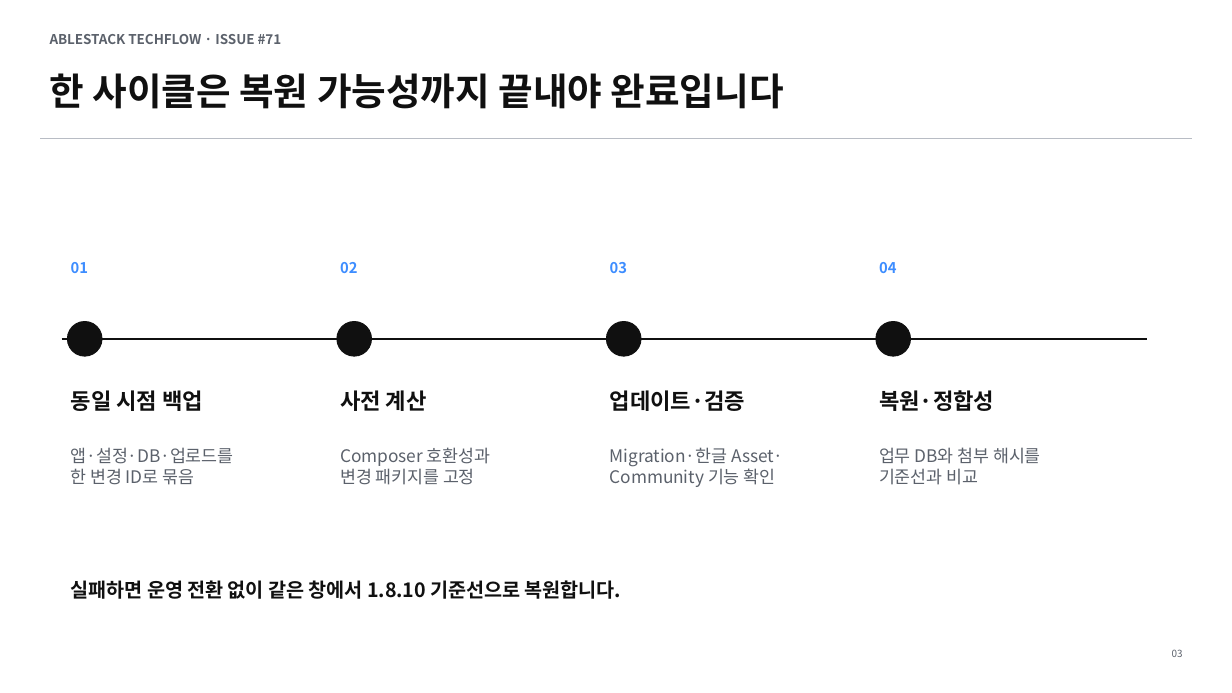
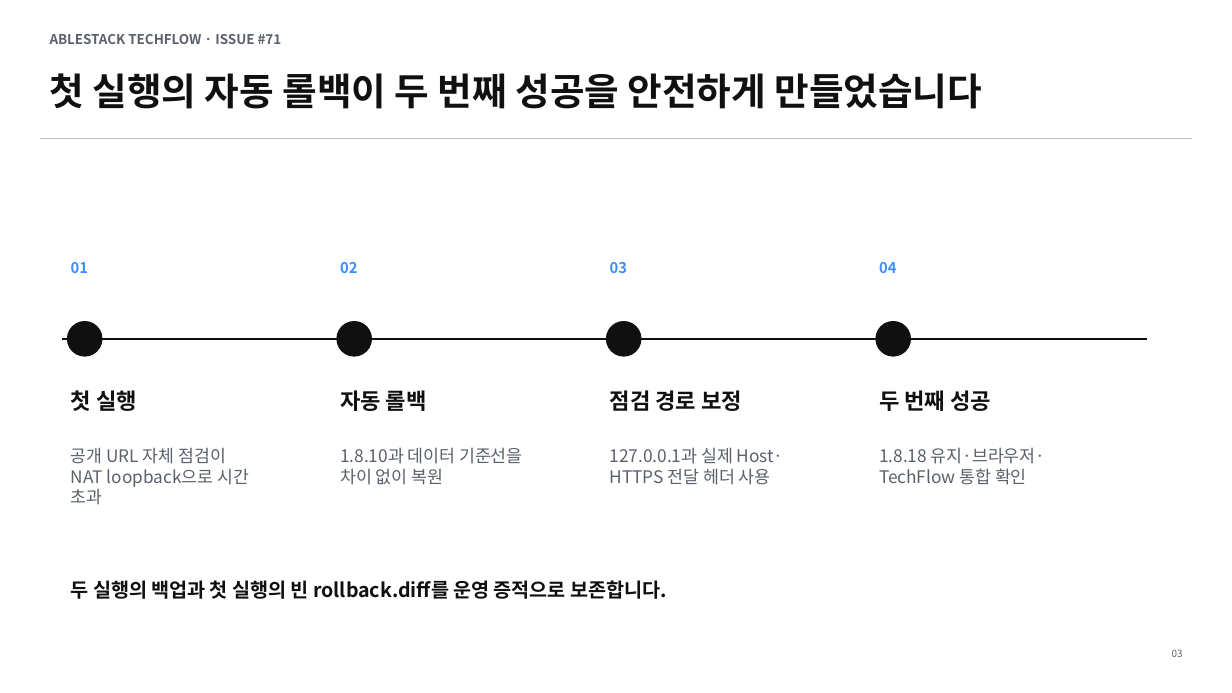
Before and after one commit to ablecloud-team/ablestack-techflow, a slide deck: slide 3 of output/presentation/techflow-flarum-1.8.18-upgrade.pptx. Drawn at 1232x693 pixels with LibreOffice and Linux fonts; fonts in the diff are those of the drawing. Boxes give left, top, right and bottom in pixels: in the first picture for what was removed or moved away, otherwise in the second. Text is boxed around its words. In the diff, an @@ line names an element or a change of style, - is before the commit and + after.

Commit message:
docs: Flarum 1.8.18 운영 배포 결과 반영

```diff
--- a/output/presentation/techflow-flarum-1.8.18-upgrade.pptx
+++ b/output/presentation/techflow-flarum-1.8.18-upgrade.pptx
@@ text at [49,73,982,109]: text changed @@
-한 사이클은 복원 가능성까지 끝내야 완료입니다
+첫 실행의 자동 롤백이 두 번째 성공을 안전하게 만들었습니다
@@ text at [71,390,137,411]: text changed @@
-동일 시점 백업
+첫 실행
@@ text at [340,390,427,411]: text changed @@
-사전 계산
+자동 롤백
@@ text at [610,390,742,411]: text changed @@
-업데이트·검증
+점검 경로 보정
@@ text at [879,390,991,411]: text changed @@
-복원·정합성
+두 번째 성공
@@ text at [71,448,249,505]: text changed; size 13.5 to 13.4 pt @@
-앱·설정·DB·업로드를
-한 변경 ID로 묶음
+공개 URL 자체 점검이
+NAT loopback으로 시간 초과
@@ text at [340,447,522,485]: text changed @@
-Composer 호환성과
-변경 패키지를 고정
+1.8.10과 데이터 기준선을
+차이 없이 복원
@@ text at [610,447,784,485]: text changed @@
-Migration·한글 Asset·
-Community 기능 확인
+127.0.0.1과 실제 Host·
+HTTPS 전달 헤더 사용
@@ text at [879,447,1046,485]: text changed @@
-업무 DB와 첨부 해시를
-기준선과 비교
+1.8.18 유지·브라우저·
+TechFlow 통합 확인
@@ text at [71,580,666,599]: text changed @@
-실패하면 운영 전환 없이 같은 창에서 1.8.10 기준선으로 복원합니다.
+두 실행의 백업과 첫 실행의 빈 rollback.diff를 운영 증적으로 보존합니다.
```
Also in this commit, not shown: 6 other slides changed, 12 other files.
